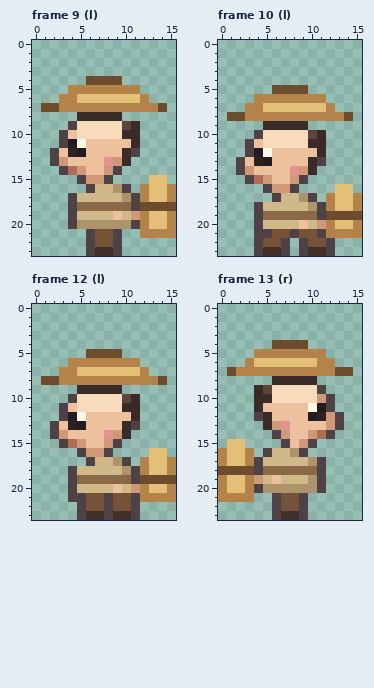
Edited in one commit: pixel-art file (ArtReview/C1-Walk/farmer.aseprite). The first picture shows the starting point.
16x24 pixels, 16 frames. Shown: frame 9 (l), frame 10 (l), frame 12 (l), frame 13 (r). The commit also changed other frames, which this record leaves out.
New version:
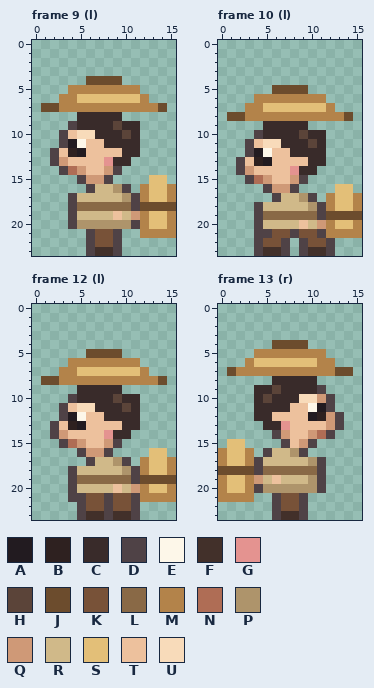
Palette (. is transparent): A #221b20  B #2e2120  C #392b2a  D #4f4246  E #fdf7e9  F #42302a  G #e49390  H #5b4439  J #6c4c2d  K #785238  L #896946  M #b3834a  N #af6d55  P #ae946b  Q #cf9977  R #d0b989  S #e3bf78  T #edc19d  U #f8dbba
Diff:
Frame 9 (l):
y 9: x 5..10 UUUUUH -> CCCCHC
y 10: x 7..10 UUUC -> CCCH
y 11: x 8..10 TTT -> CCC
y 12: x 11 D -> C
y 13: x 9 Q -> C
Frame 10 (l):
y 10: x 5..10 UUUUUH -> CCCCHC
y 11: x 7..10 UUUC -> CCCH
y 12: x 8..10 TTT -> CCC
y 13: x 11 D -> C
y 14: x 9 Q -> C
Frame 12 (l): the same change as frame 10 (l)
Frame 13 (r):
y 9: x 5..10 HUUUUU -> CHCCCC
y 10: x 5..8 CUUU -> HCCC
y 11: x 5..7 TTT -> CCC
y 12: x 4 D -> C
y 13: x 6 Q -> C
